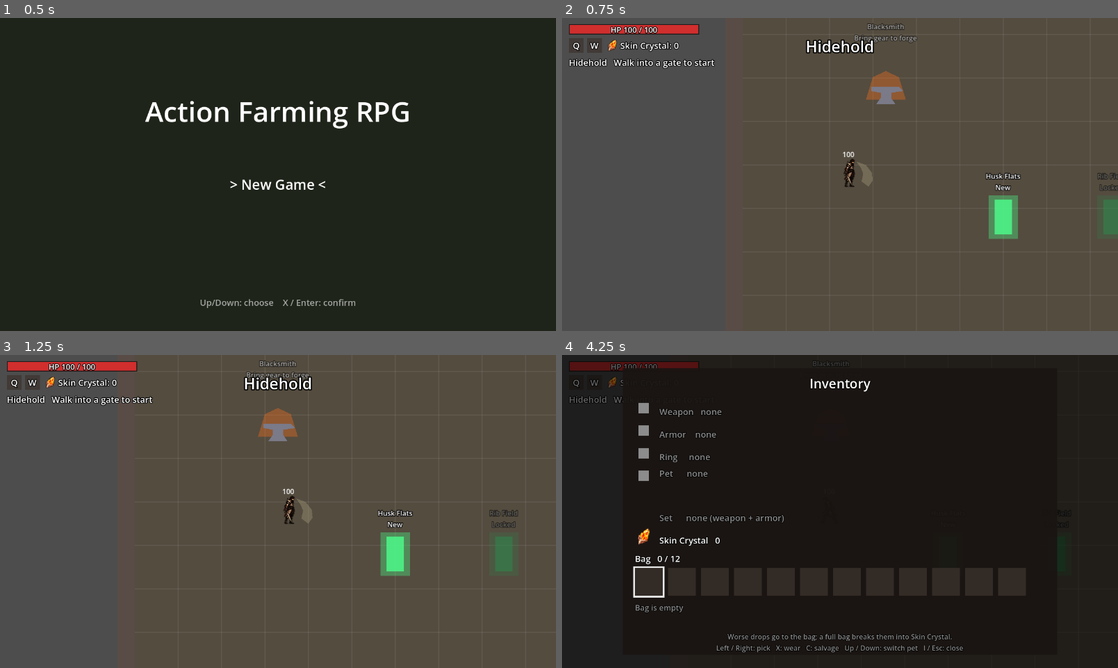
Above: before the commit, frames 1-4 (two rows, left to right).
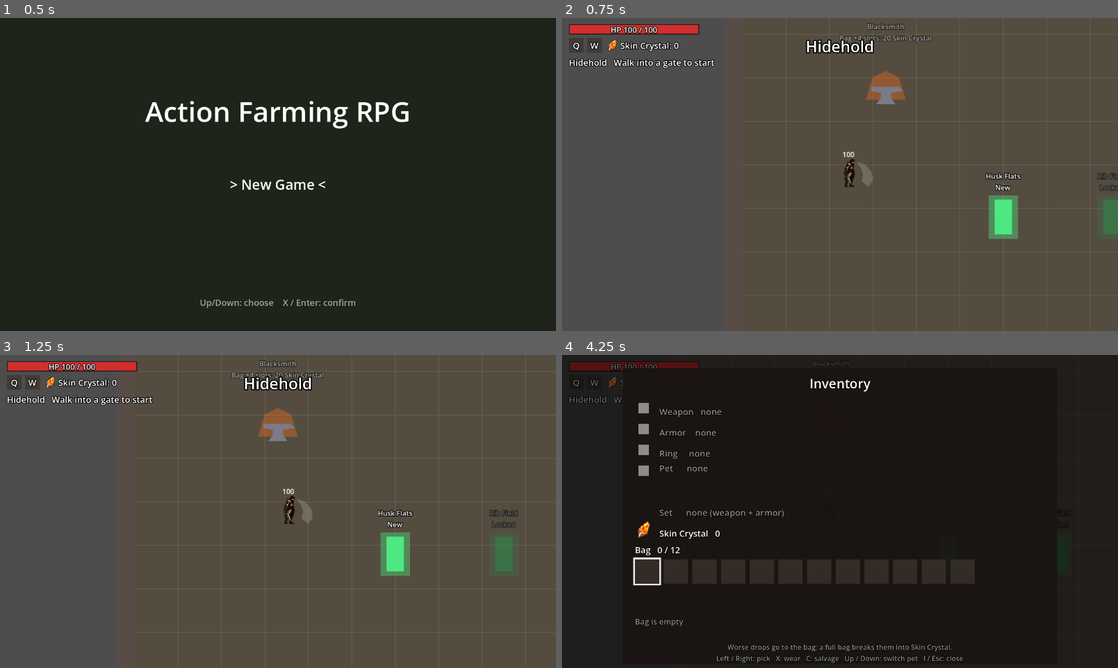
Above: after the commit, the same moments.

Repository: knc219-a11y/second-game
Game: Godot game, scene res://scenes/title.tscn
Two runs of this game, one before a commit and one after it. Both use one fixed random seed, a clock stepped at 60 frames per second and the inputs below.
Inputs:
- Up to frame 1 (0.5 s): no input
- Up to frame 2 (0.75 s): tap Enter (ui_accept) at 0.5 s; hold Right (move_right) from 0.53 s (still down); hold X (attack) from 0.53 s (still down)
- Up to frame 3 (1.25 s): keep holding Right (move_right); keep holding X (attack); tap Enter (ui_accept) at 0.77 s; tap C (interact) at 0.8 s
- Up to frame 4 (4.25 s): release Right (move_right) at 1.28 s; release X (attack) at 1.28 s; hold Down (move_down) 1.28-2.03 s; tap C (interact) at 1.35, 2.3, 2.85, 3.8 s; tap Enter (ui_accept) at 1.52, 3.02, 3.77 s; tap X (attack) at 1.55, 3.05 s; hold Right (move_right) 2.03-2.78 s; hold X (attack) 2.03-2.78 s; hold Up (move_up) 2.78-3.53 s; hold Left (move_left) from 3.53 s (still down); tap Space (roll) at 3.6 s; tap I (inventory) at 4.15 s

Frame 1 is identical in both runs. In frame 2, 0.2% of the frame differs, in the area x 49-67%, y 5-8%; in frame 3, 0.2%; in frame 4, 7.2%, in the area x 12-84%, y 22-99%.

Commit message:
Blacksmith grows the bag by 4 slots once nothing can be forged
Once every worn piece is maxed (or nothing is worn), C at the anvil buys
4 more bag slots for 20 / 30 / 40 Skin Crystal (12 -> 24). The buys are
saved in [bag] grows; the inventory shows the new slots on a second row.

Co-Authored-By: Claude Opus 5.5 (1M context) <noreply@anthropic.com>
Claude-Session: https://claude.ai/code/session_01PawBL49krqGjGj8XtscXKr

Diff:
--- a/scripts/inventory.gd
+++ b/scripts/inventory.gd
@@ -2,7 +2,7 @@
 
 # I opens the inventory over a paused game: the three worn gear slots (rarity
 # colored, with value and forge level), the pet, the set and the Skin Crystal
-# count, then a row of bag slots (player.gd bag: drops no better than what's
+# count, then rows of bag slots (player.gd bag: drops no better than what's
 # worn). Left/Right pick a bag item, X wears it (the worn one goes into the bag)
 # and C salvages it into Skin Crystal. Up/Down switches the active pet among the
 # kept ones (player.gd owned_pets). I or Esc closes it. Better drops still
@@ -17,8 +17,10 @@
 
 @export var empty_color: Color = Color(0.55, 0.55, 0.55, 1)
 @export var icon_size: float = 40.0
-@export var bag_cell_size: float = 64.0
-@export var bag_cell_gap: float = 12.0
+@export var bag_cell_size: float = 56.0
+@export var bag_cell_gap: float = 10.0
+# Bag slots per row; slots bought at the blacksmith fill a second row.
+@export var bag_row_cells: int = 12
 @export var bag_cell_color: Color = Color(0.2, 0.17, 0.15, 1)
 @export var cursor_color: Color = Color(1, 1, 1, 0.9)
 
@@ -44,7 +46,7 @@
 	var panel := ColorRect.new()
 	panel.color = Color(0.1, 0.08, 0.07, 0.92)
 	panel.position = Vector2(140, 30)
-	panel.size = Vector2(1000, 660)
+	panel.size = Vector2(1000, 680)
 	add_child(panel)
 	var heading := _make_label(30)
 	heading.text = "Inventory"
@@ -71,7 +73,7 @@
 		label.vertical_alignment = VERTICAL_ALIGNMENT_CENTER if slot != "pet" else VERTICAL_ALIGNMENT_TOP
 		panel.add_child(label)
 		rows[slot] = [icon, swatch, label]
-		y += 52.0 if slot != "pet" else 88.0
+		y += 48.0 if slot != "pet" else 88.0
 	bag_heading = _make_label(20)
 	bag_heading.position = Vector2(28, y + 4)
 	panel.add_child(bag_heading)
@@ -81,10 +83,13 @@
 	cursor.size = Vector2(bag_cell_size + 8, bag_cell_size + 8)
 	panel.add_child(cursor)
 	# map.player is still unset here (the map's @onready runs after its children).
-	for i in map.get_node("World/Player").bag_size:
+	# A cell for every slot the bag can grow to; refresh hides the unbought ones.
+	var p: Node = map.get_node("World/Player")
+	var most: int = p.bag_size + (p.bag_grow_costs.size() - p.bag_grows) * p.bag_grow_slots
+	for i in most:
 		var cell := ColorRect.new()
 		cell.color = bag_cell_color
-		cell.position = Vector2(28 + i * (bag_cell_size + bag_cell_gap), cell_y)
+		cell.position = Vector2(28, cell_y) + _cell_offset(i)
 		cell.size = Vector2(bag_cell_size, bag_cell_size)
 		panel.add_child(cell)
 		var icon := TextureRect.new()
@@ -104,13 +109,13 @@
 		cell.add_child(bar)
 		cells.append([icon, swatch, bar])
 	detail = _make_label(18)
-	detail.position = Vector2(28, cell_y + bag_cell_size + 14)
+	detail.position = Vector2(28, cell_y + 2 * bag_cell_size + bag_cell_gap + 8)
 	detail.size = Vector2(944, 60)
 	panel.add_child(detail)
 	var hint := _make_label(16)
 	hint.text = "Worse drops go to the bag; a full bag breaks them into Skin Crystal.\nLeft / Right: pick   X: wear   C: salvage   Up / Down: switch pet   I / Esc: close"
 	hint.modulate = empty_color
-	hint.position = Vector2(0, 606)
+	hint.position = Vector2(0, 630)
 	hint.size = Vector2(1000, 48)
 	hint.horizontal_alignment = HORIZONTAL_ALIGNMENT_CENTER
 	panel.add_child(hint)
@@ -224,6 +229,7 @@
 	bag_heading.text = "Bag   %d / %d" % [p.bag.size(), p.bag_size]
 	for i in cells.size():
 		var cell: Array = cells[i]
+		cell[0].get_parent().visible = i < p.bag_size
 		if i < p.bag.size():
 			var item: Dictionary = p.bag[i]
 			var icon := _item_icon(item)
@@ -238,7 +244,7 @@
 			cell[1].visible = false
 			cell[2].visible = false
 	var first: Control = cells[0][0].get_parent()
-	cursor.position = first.position + Vector2(selected * (bag_cell_size + bag_cell_gap) - 4, -4)
+	cursor.position = first.position + _cell_offset(selected) - Vector2(4, 4)
 	if selected >= p.bag.size():
 		detail.text = "Empty slot" if p.bag.size() > 0 else "Bag is empty"
 		detail.add_theme_color_override("font_color", empty_color)
@@ -258,6 +264,11 @@
 	detail.add_theme_color_override("font_color", p.rarity_colors[item.rarity])
 
 
+# Bag slot i's position from the first slot's (rows of bag_row_cells).
+func _cell_offset(i: int) -> Vector2:
+	return Vector2(i % bag_row_cells, i / bag_row_cells) * (bag_cell_size + bag_cell_gap)
+
+
 func _item_icon(item: Dictionary) -> Texture2D:
 	match item.kind:
 		"armor":
--- a/scripts/player.gd
+++ b/scripts/player.gd
@@ -112,6 +112,11 @@
 # salvaged by hand later. Only once bag_size items are in it do such drops
 # auto-salvage as above. Saved in SAVE_PATH [bag] items (older saves load empty).
 @export var bag_size: int = 12
+# Once nothing worn can be forged, the blacksmith's C buys bag_grow_slots more
+# bag slots for bag_grow_costs[bag_grows] Skin Crystal, once per cost (12 -> 24).
+# bag_grows is saved in SAVE_PATH [bag] grows (older saves load 0).
+@export var bag_grow_slots: int = 4
+@export var bag_grow_costs: Array[int] = [20, 30, 40]
 # A gear drop shows how it compares to what's worn (compare_text: "+2 better",
 # "-1 worse", "Same", "New") above its name on the ground and in the pickup
 # popup, in these colors.
@@ -313,6 +318,8 @@
 var ring_forge: int = 0
 # Skin Crystal from auto-salvage (see salvage_amounts).
 var materials: int = 0
+# Bag slots bought at the blacksmith (see bag_grow_costs).
+var bag_grows: int = 0
 # Bag items, oldest first: {"kind": "weapon"/"armor"/"ring", "tier", "rarity", "value", "forge"}.
 var bag: Array[Dictionary] = []
 # Enemies already grazed by the current roll (Nerve Ring).
@@ -1183,12 +1190,9 @@
 	if is_dead:
 		return false
 	var kind := forge_target()
-	if not has_armor and not has_ring and weapon_tier == 0:
-		_spawn_salvage_popup("No gear to forge", rarity_colors[0])
-		return false
 	if kind == "":
-		_spawn_salvage_popup("Forge maxed", rarity_colors[0])
-		return false
+		# Nothing to forge (all maxed, or nothing worn): grow the bag instead.
+		return grow_bag()
 	var cost := forge_cost()
 	if materials < cost:
 		_spawn_salvage_popup("Need %d %s" % [cost, material_name], Color(1, 0.4, 0.35, 1))
@@ -1356,6 +1360,32 @@
 			_update_weapon_label()
 			_save_gear()
 	play_pickup_sound()
+
+
+# Skin Crystal for the next bag_grow_slots bag slots, or -1 once all are bought.
+func bag_grow_cost() -> int:
+	return bag_grow_costs[bag_grows] if bag_grows < bag_grow_costs.size() else -1
+
+
+# Blacksmith, once nothing can be forged: spends Skin Crystal for
+# bag_grow_slots more bag slots. Pops up the result; returns true if it grew.
+func grow_bag() -> bool:
+	var cost := bag_grow_cost()
+	if cost < 0:
+		_spawn_salvage_popup("Forge and bag maxed", rarity_colors[0])
+		return false
+	if materials < cost:
+		_spawn_salvage_popup("Need %d %s" % [cost, material_name], Color(1, 0.4, 0.35, 1))
+		return false
+	materials -= cost
+	bag_size += bag_grow_slots
+	bag_grows += 1
+	print("Bag grown to %d for %d %s (now %d)" % [bag_size, cost, material_name, materials])
+	_update_material_label()
+	_save_gear()
+	play_pickup_sound(0.8)
+	_spawn_salvage_popup("Bag +%d! (%d slots)" % [bag_grow_slots, bag_size], rarity_colors[2])
+	return true
 
 
 # Breaks bag item index down into Skin Crystal (a forged piece's levels are lost).
@@ -1475,6 +1505,7 @@
 	cfg.set_value("gear", "owned_pets", owned_pets)
 	cfg.set_value("materials", "skin_crystal", materials)
 	cfg.set_value("bag", "items", bag)
+	cfg.set_value("bag", "grows", bag_grows)
 	cfg.save(SAVE_PATH)
 
 
@@ -1486,6 +1517,9 @@
 	# Saves from before salvage load with 0.
 	materials = maxi(0, cfg.get_value("materials", "skin_crystal", 0))
 	_update_material_label()
+	var grows: int = clampi(cfg.get_value("bag", "grows", 0), 0, bag_grow_costs.size())
+	bag_size += (grows - bag_grows) * bag_grow_slots
+	bag_grows = grows
 	_load_bag(cfg.get_value("bag", "items", []))
 	var tier: int = clampi(cfg.get_value("gear", "weapon_tier", 0), 0, weapon_names.size())
 	var kind: int = clampi(cfg.get_value("gear", "pet_kind", 0), 0, pet_names.size())
--- a/scripts/test_map.gd
+++ b/scripts/test_map.gd
@@ -232,7 +232,8 @@
 var hub_gates: Array = []
 # Town blacksmith (placeholder anvil, town only): standing within
 # blacksmith_radius and pressing `interact` (C) forges the worn piece with the
-# lowest level +1 for Skin Crystal (player.gd forge_next / forge_costs). Its
+# lowest level +1 for Skin Crystal (player.gd forge_next / forge_costs), or
+# once nothing can be forged, buys more bag slots (player.gd grow_bag). Its
 # label shows that piece and the cost.
 const BLACKSMITH_POSITION := Vector2(330, 260)
 @export var blacksmith_radius: float = 80.0
@@ -395,10 +396,12 @@
 	var cost: int = player.forge_cost()
 	var kind: String = player.forge_target()
 	var line := "Forge %s +%d: %d %s" % [kind.capitalize(), player.forge_level(kind) + 1, cost, player.material_name]
-	if player.weapon_tier == 0 and not player.has_armor and not player.has_ring:
-		line = "Bring gear to forge"
-	elif cost < 0:
-		line = "Forge maxed"
+	if cost < 0:
+		# Nothing to forge: C buys bag slots instead (player.gd grow_bag).
+		cost = player.bag_grow_cost()
+		line = "Bag +%d slots: %d %s" % [player.bag_grow_slots, cost, player.material_name]
+		if cost < 0:
+			line = "Forge and bag maxed"
 	var near := _near_blacksmith()
 	if near and cost > 0:
 		line = "[C] " + line
